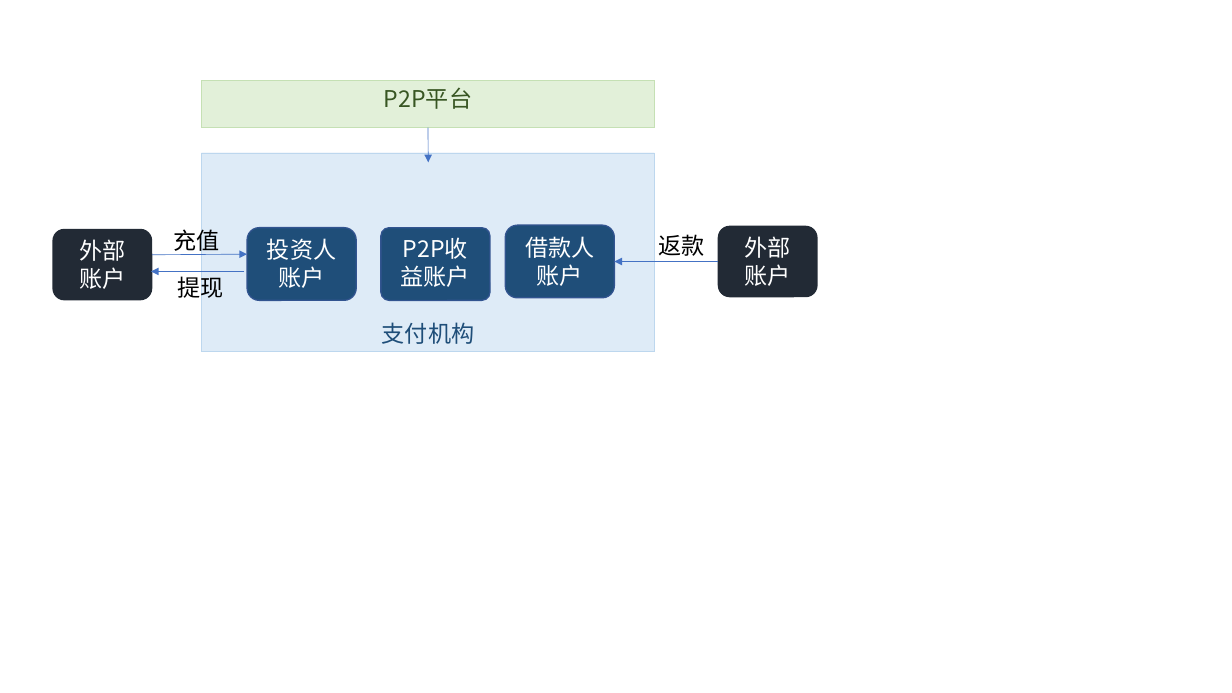
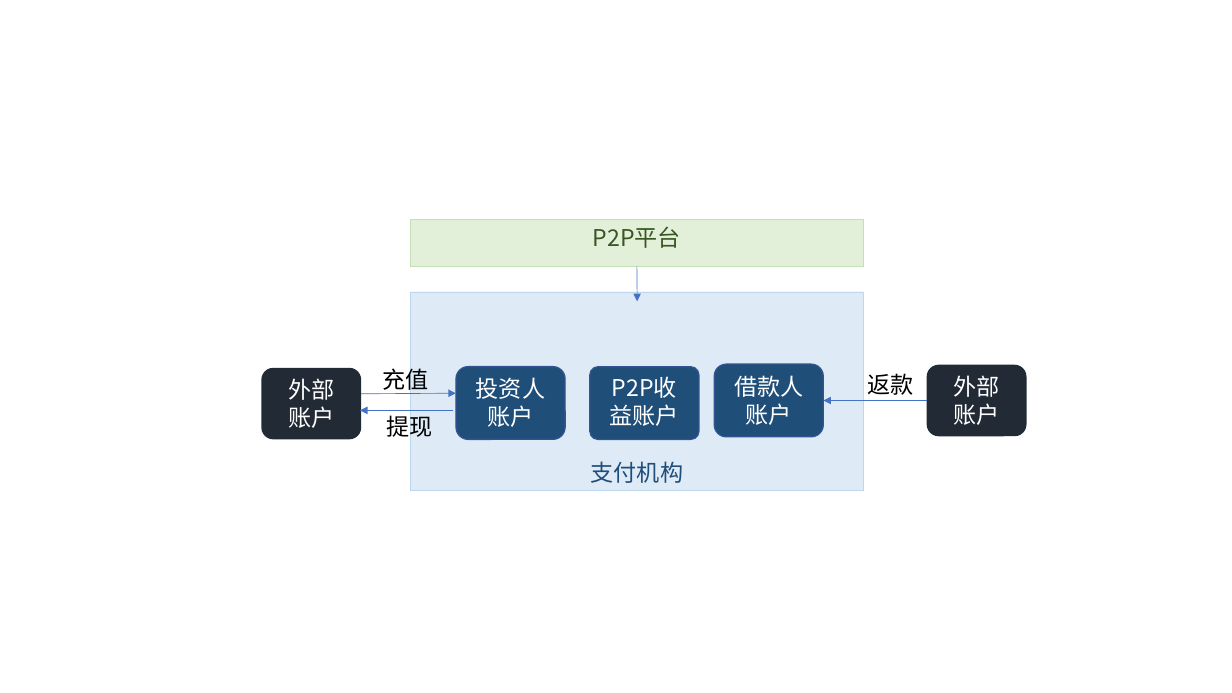
Before and after one commit to cocolian/cocolian-resources, a slide deck: slide 11 of design/P2P.pptx (slide 8 before the commit). Drawn at 1232x693 pixels with LibreOffice and Linux fonts; fonts in the diff are those of the drawing. Boxes give left, top, right and bottom in pixels: in the first picture for what was removed or moved away, otherwise in the second. Text is boxed around its words. In the diff, an @@ line names an element or a change of style, - is before the commit and + after.

```diff
--- a/design/P2P.pptx
+++ b/design/P2P.pptx
@@ 5 rounded rectangles, 4 arrows, 3 texts, 2 rectangles: place and size @@
-5 rounded rectangles, 4 arrows, 3 texts, 2 rectangles at bbox=[53, 80, 818, 351]
+5 rounded rectangles, 4 arrows, 3 texts, 2 rectangles at bbox=[262, 219, 1027, 491]
```
Also in this commit, not shown: 2 other slides changed, 3 slides added, 4 other files.
